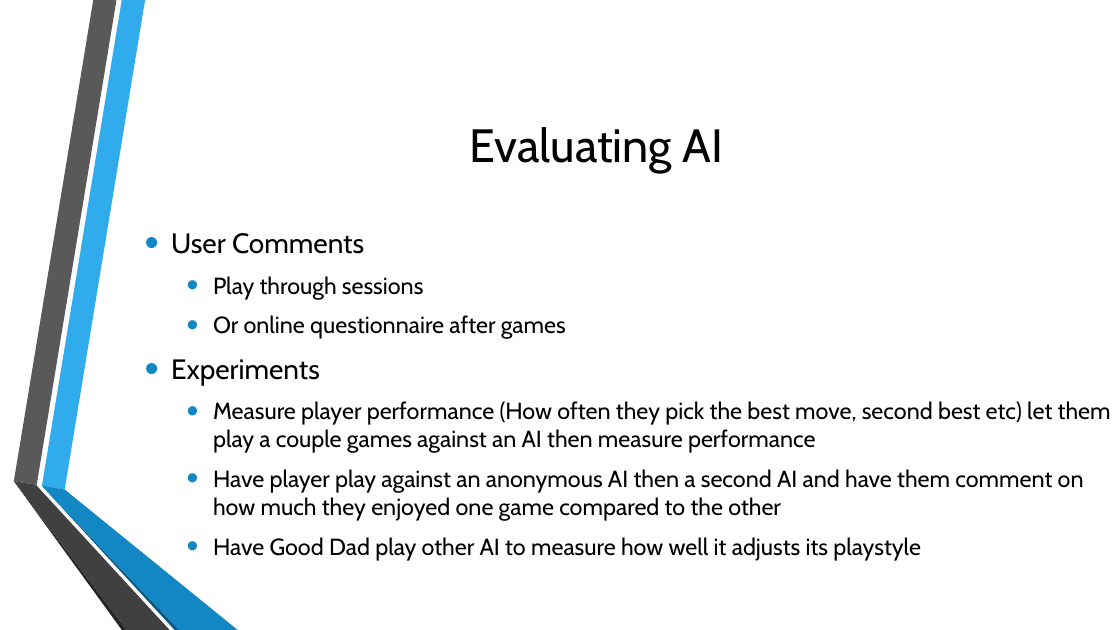
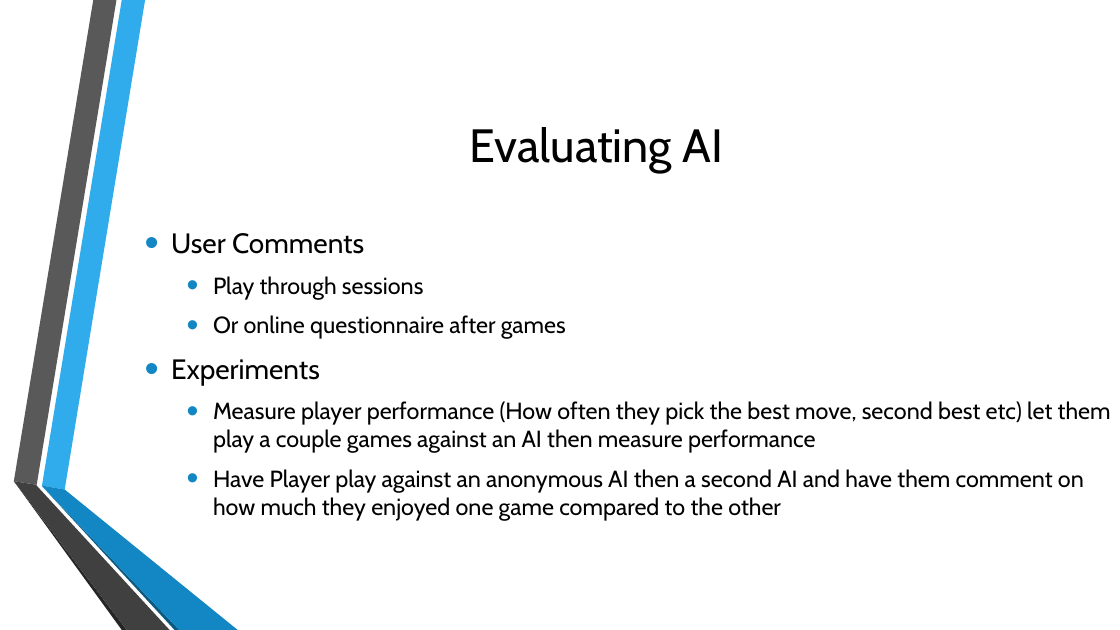
Before and after one commit to mDinardo08/diss, a slide deck: slide 7 of PosterDayPresentation.pptx. Drawn at 1120x630 pixels with LibreOffice and Linux fonts; fonts in the diff are those of the drawing; background and template pictures are left out. Boxes give left, top, right and bottom in pixels: in the first picture for what was removed or moved away, otherwise in the second. Text is boxed around its words. In the diff, an @@ line names an element or a change of style, - is before the commit and + after.

```diff
--- a/PosterDayPresentation.pptx
+++ b/PosterDayPresentation.pptx
@@ text at (213, 469, 1084, 521): text changed @@
-  • Have player play against an anonymous AI then a second AI and have them comment on how much they enjoyed one game compared to the other
-  • Have Good Dad play other AI to measure how well it adjusts its playstyle
+  • Have Player play against an anonymous AI then a second AI and have them comment on how much they enjoyed one game compared to the other
```
Also in this commit, not shown: 6 other files.
